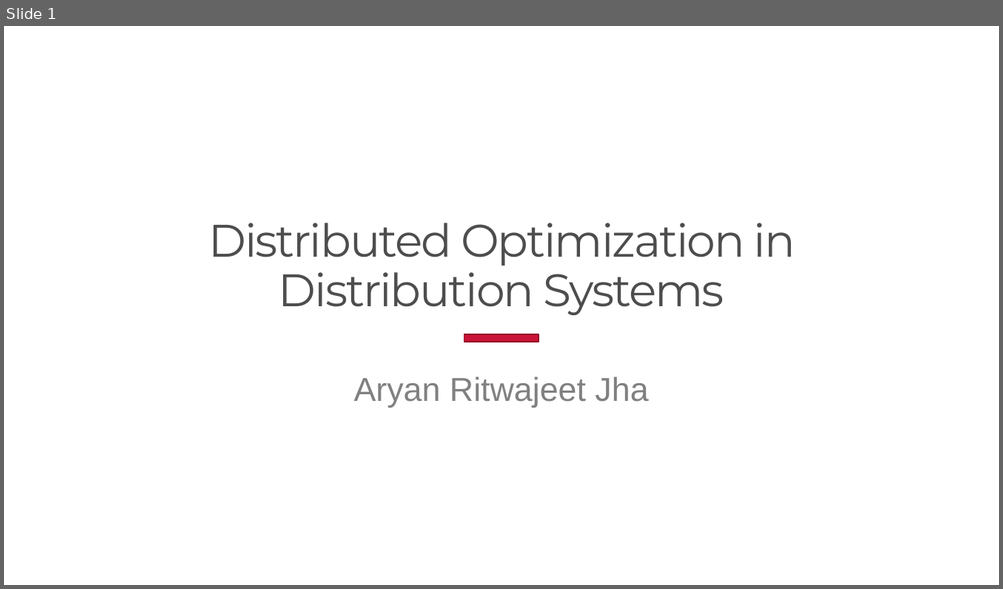
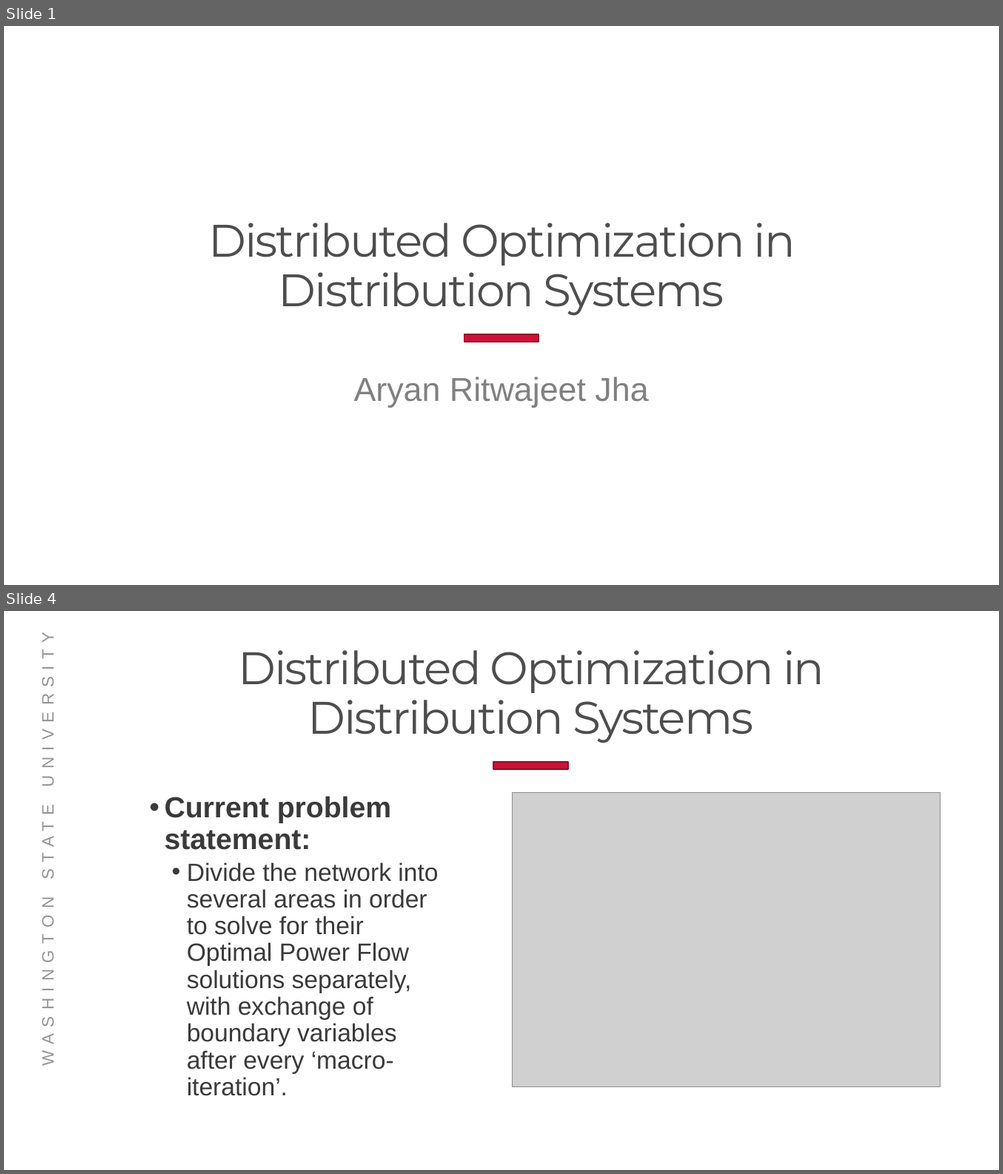
Before and after one commit to Realife-Brahmin/OriginalDocsHub, a slide deck: research_showcase/researchSummary_aryan_ritwajeet_jha.pptx. Shown one above the other, each under a label of ours: slide 1 before the commit, slides 1 and 4 after it; the slides between them are not shown. The pictures are 1003x589 and 1003x1174 pixels, drawn with LibreOffice and Linux fonts; fonts in the diff are those of the drawing; grey boxes stand for pictures; background and template pictures are left out. Boxes give left, top, right and bottom in pixels: in the first picture for what was removed or moved away, otherwise in the second. Text is boxed around its words. In the diff, an @@ line names an element or a change of style, - is before the commit and + after.

```diff
--- a/research_showcase/researchSummary_aryan_ritwajeet_jha.pptx
+++ b/research_showcase/researchSummary_aryan_ritwajeet_jha.pptx
@@ slide 4 added at box(4, 611, 999, 1170), background #FFFFFF @@
@@ title added at box(238, 650, 825, 743), 44 pt, text #4D4D4D @@
+Distributed Optimization in Distribution Systems
@@ rectangle added at box(493, 763, 568, 770), fill #CA1237, outline #950D29 1.35 pt @@
@@ text added at box(165, 796, 438, 1096), 24 pt, text #3A3A3A @@
+• Current problem statement:
+  • Divide the network into several areas in order to solve for their Optimal Power Flow solutions separately, with exchange of boundary variables after every ‘macro-iteration’.
@@ picture added at box(512, 793, 939, 1088) @@
@@ text added at box(39, 916, 57, 1061), 16 pt, text #949494 @@
+WASHINGTON STATE UNIVERSITY
```
Also in this commit, not shown: 3 slides changed, 6 other slides added, 6 slides removed, 1 other file.
